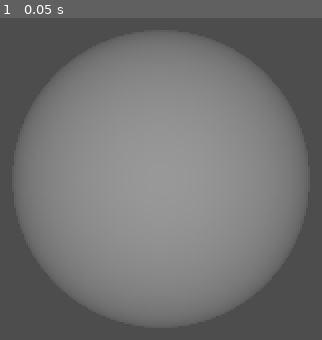
Above: before the commit, frame 1.
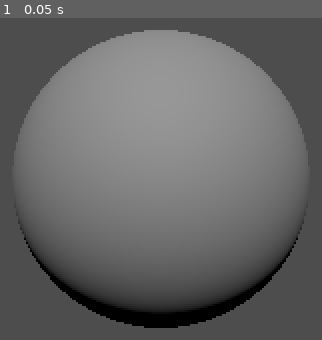
Above: after the commit, the same moment.

Repository: footinglow/Godot4
Game: Godot game, scene res://world.tscn
Same seed, same stepped clock (60 frames per second), same inputs: the game is played once before the commit and once after it.
Inputs:
- Up to frame 1 (0.05 s): no input

The runs differ from the first frame. In frame 1, 28% of the frame differs, in the area x 4-96%, y 3-97%.

Commit message:
Lightの角度を修正

Diff:
--- a/01_Study/01_Simple3D/world.tscn
+++ b/01_Study/01_Simple3D/world.tscn
@@ -11,4 +11,4 @@
 transform = Transform3D(1, 0, 0, 0, 1, 0, 0, 0, 1, 0, 0, 2.02661)
 
 [node name="DirectionalLight3D" type="DirectionalLight3D" parent="."]
-transform = Transform3D(1, 0, 0, 0, 1, 0, 0, 0, 1, 0, 0, 5.99331)
+transform = Transform3D(1, 0, 0, 0, 0.794595, 0.60714, 0, -0.60714, 0.794595, 0, 0, 5.99331)
